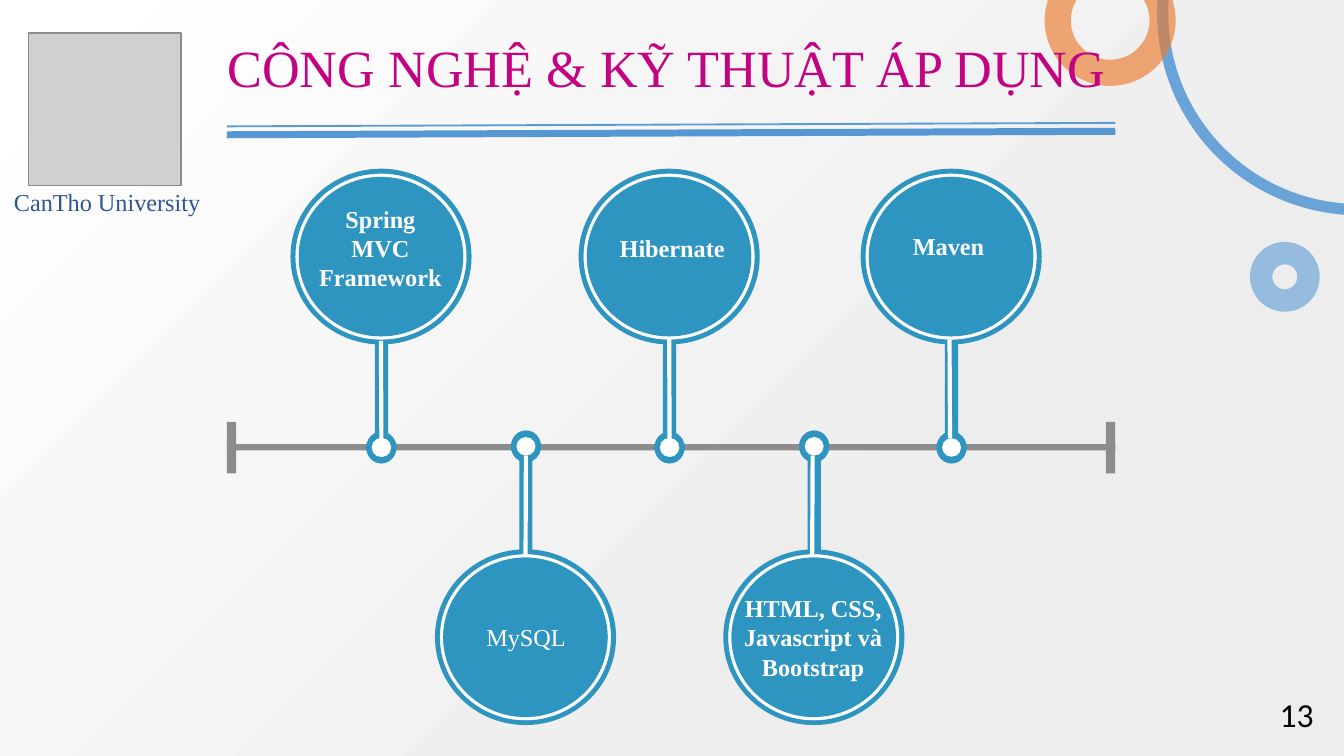
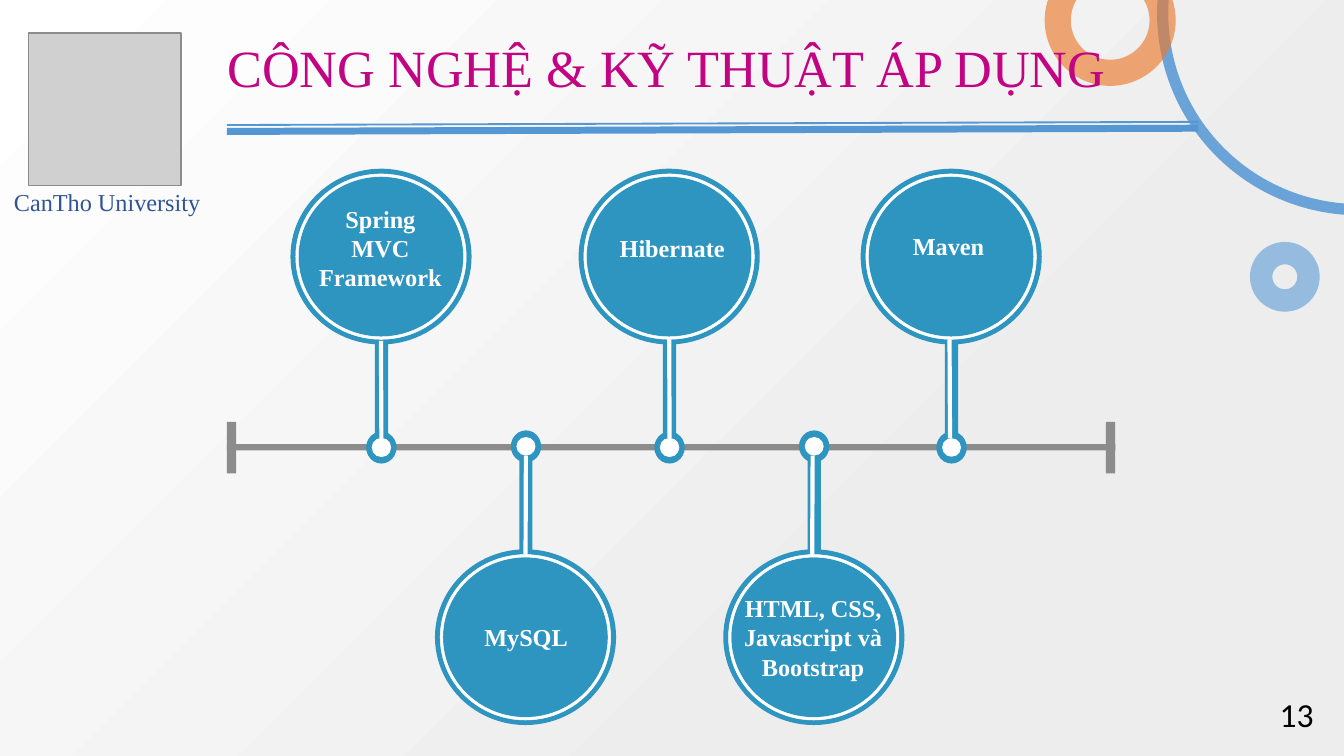
Before and after one commit to lethanhtan/TMA_CTU_Thesis, a slide deck: slide 15 of doc/TMA_CTU_Thesis_Presentation_Ver2.pptx. Drawn at 1344x756 pixels with LibreOffice and Linux fonts; fonts in the diff are those of the drawing; grey boxes stand for pictures. Boxes give left, top, right and bottom in pixels: in the first picture for what was removed or moved away, otherwise in the second. Text is boxed around its words. In the diff, an @@ line names an element or a change of style, - is before the commit and + after.

```diff
--- a/doc/TMA_CTU_Thesis_Presentation_Ver2.pptx
+++ b/doc/TMA_CTU_Thesis_Presentation_Ver2.pptx
@@ line moved from (227, 134) - (1116, 132) to (227, 132) - (1199, 128) @@
@@ line moved from (227, 126) - (1116, 122) to (227, 125) - (1199, 122) @@
@@ line (227, 125) - (1199, 122): stroke #5B9BD5 1 pt to #5698D3 1 pt @@
@@ text "MySQL" at (484, 630, 567, 652): bold on @@
```
Also in this commit, not shown: 31 other slides changed, 14 slides added, 2 slides removed.
